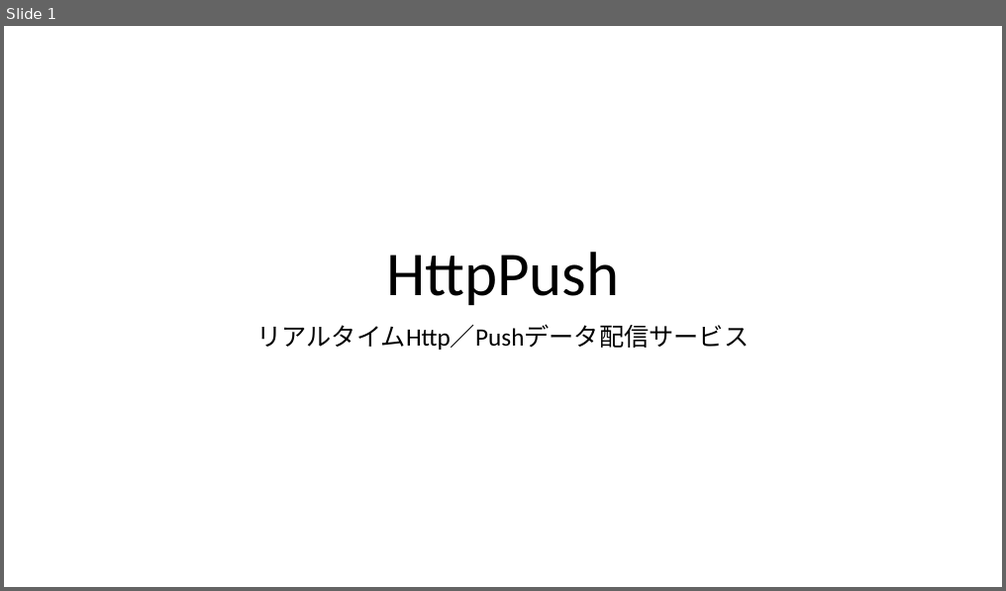
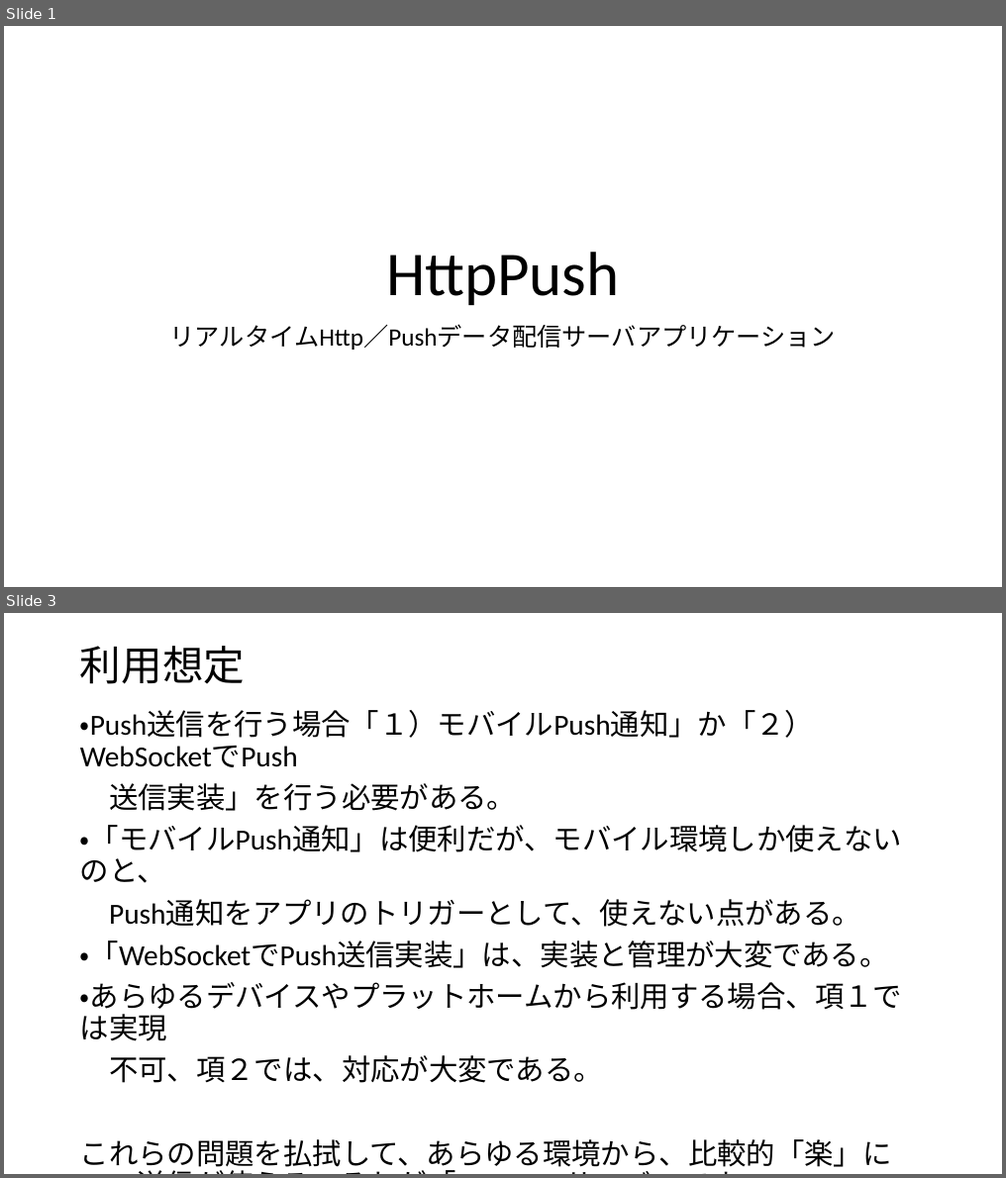
Before and after one commit to maachang/httpPush, a slide deck: doc/HttpPush説明.pptx. Shown one above the other, each under a label of ours: slide 1 before the commit, slides 1 and 3 after it; the slides between them are not shown. The pictures are 1006x591 and 1006x1178 pixels, drawn with LibreOffice and Linux fonts; fonts in the diff are those of the drawing. Boxes give left, top, right and bottom in pixels: in the first picture for what was removed or moved away, otherwise in the second. Text is boxed around its words. In the diff, an @@ line names an element or a change of style, - is before the commit and + after.

```diff
--- a/doc/HttpPush説明.pptx
+++ b/doc/HttpPush説明.pptx
@@ slide 3 added at box(4, 613, 1002, 1174), background #FFFFFF @@
@@ title added at box(80, 646, 245, 684), 39.6 pt, text #000000 @@
+利用想定
@@ text added at box(80, 710, 902, 1172), 28 pt, text #000000 @@
+・Push送信を行う場合「１）モバイルPush通知」か「２）WebSocketでPush
+送信実装」を行う必要がある。
+・「モバイルPush通知」は便利だが、モバイル環境しか使えないのと、
+Push通知をアプリのトリガーとして、使えない点がある。
+・「WebSocketでPush送信実装」は、実装と管理が大変である。
+・あらゆるデバイスやプラットホームから利用する場合、項１では実現
+不可、項２では、対応が大変である。
+これらの問題を払拭して、あらゆる環境から、比較的「楽」にPush送信が使える、それが「HttpPushサーバ」です。
@@ slide 1 changed as well @@
@@ subtitle at box(170, 324, 836, 350): text changed @@
-リアルタイムHttp／Pushデータ配信サービス
+リアルタイムHttp／Pushデータ配信サーバアプリケーション
```
Also in this commit, not shown: 3 other slides changed, 1 other slide added, 2 slides removed, 1 other file.
